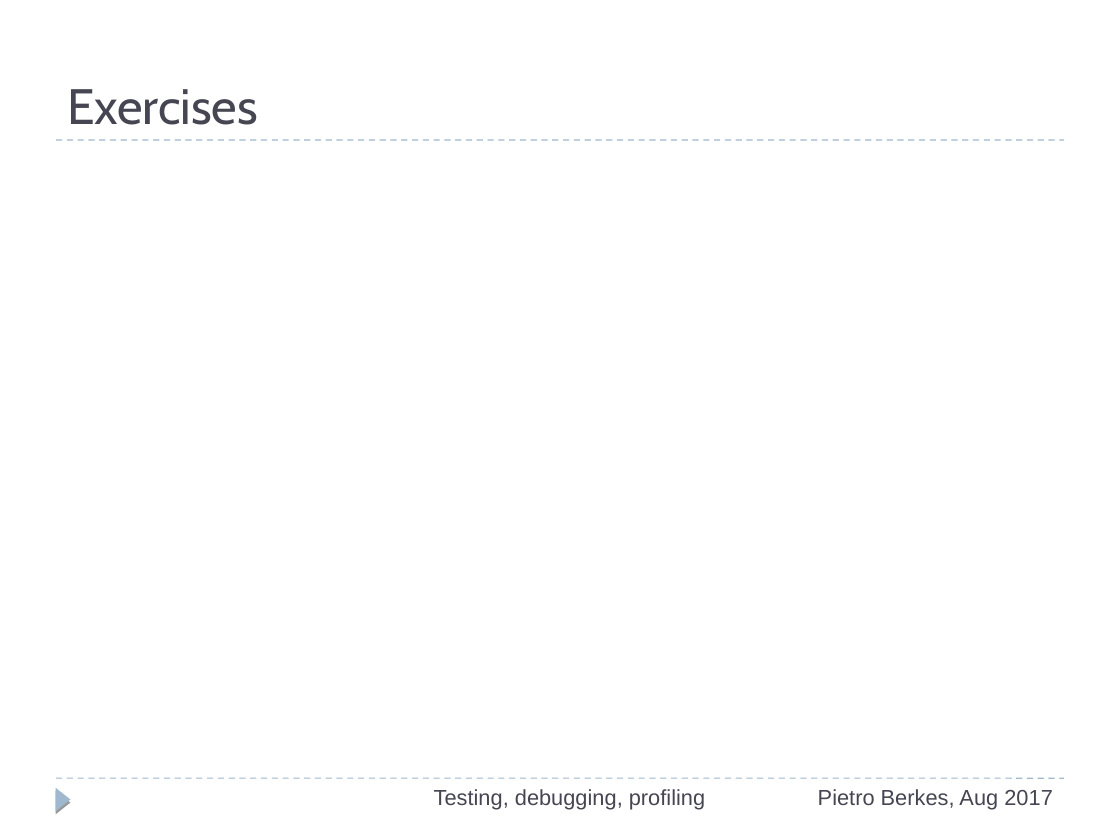
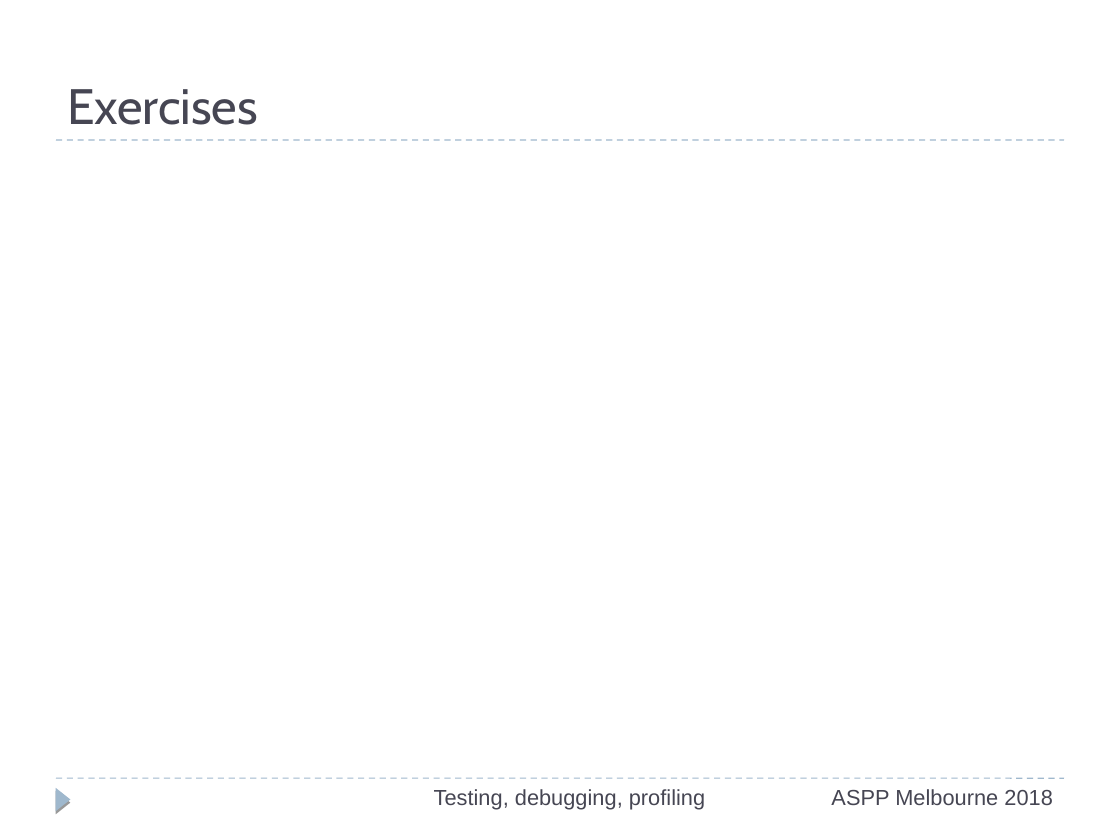
Before and after one commit to ASPP/testing_debugging_profiling, a slide deck: slide 81 of testing-debugging-profiling.odp. Drawn at 1120x840 pixels with LibreOffice and Linux fonts; fonts in the diff are those of the drawing. Boxes give left, top, right and bottom in pixels: in the first picture for what was removed or moved away, otherwise in the second. Text is boxed around its words. In the diff, an @@ line names an element or a change of style, - is before the commit and + after.

```diff
--- a/testing-debugging-profiling.odp
+++ b/testing-debugging-profiling.odp
@@ text at <box>831,789,1052,805</box>: text changed @@
-Pietro Berkes, Aug 2017
+ASPP Melbourne 2018
```
Also in this commit, not shown: 48 other slides changed.
